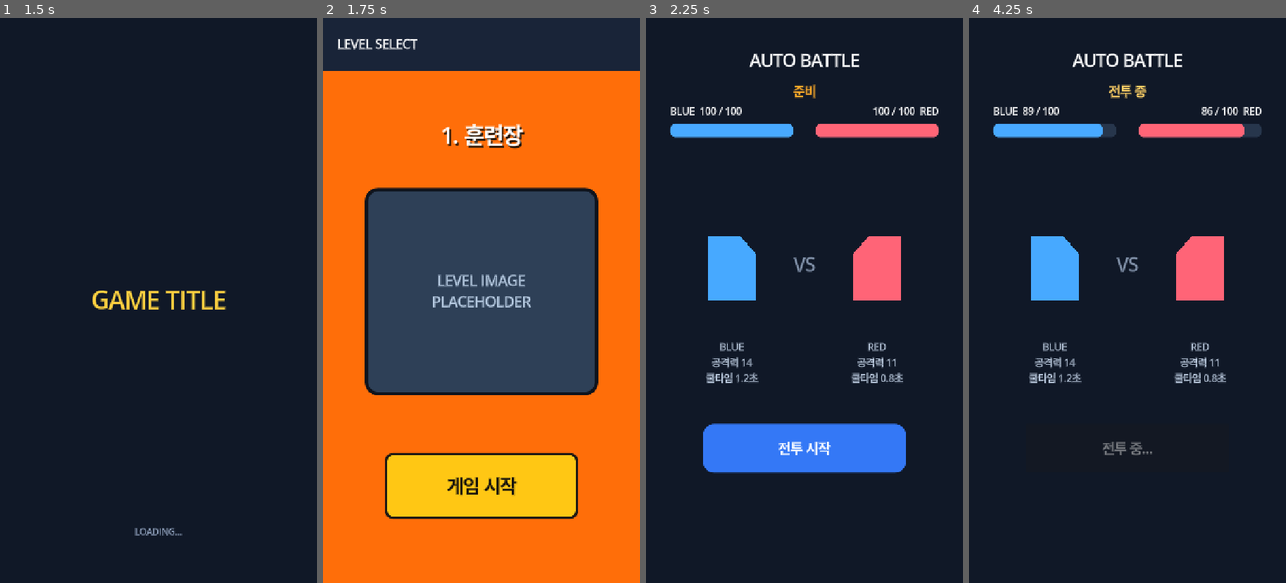
Above: before the commit, frames 1-4 (left to right).
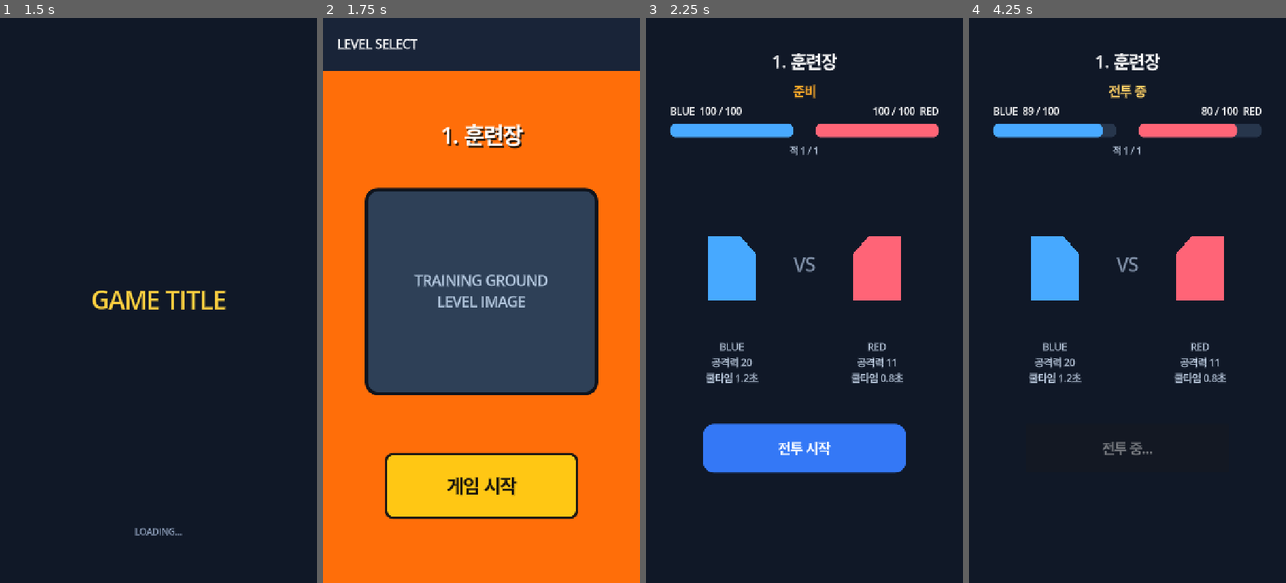
Above: after the commit, the same moments.

Repository: rnntnp/puzrpg
Game: Godot game, scene res://scenes/loading.tscn
Two runs of this game, one before a commit and one after it. Both use one fixed random seed, a clock stepped at 60 frames per second and the inputs below.
Inputs:
- Up to frame 1 (1.5 s): tap Enter at 0.5 s; tap Space at 1.25 s
- Up to frame 2 (1.75 s): no input
- Up to frame 3 (2.25 s): click "게임 시작" at 2 s
- Up to frame 4 (4.25 s): click "전투 시작" at 2.75 s; tap Enter at 3.5 s

Frame 1 is identical in both runs. In frame 2, 1.0% of the frame differs, in the area x 28-71%, y 45-52%; in frame 3, 0.7%; in frame 4, 0.8%.

Commit message:
win/defeat

Diff:
--- a/project.godot
+++ b/project.godot
@@ -14,6 +14,10 @@
 run/main_scene="res://scenes/loading.tscn"
 config/features=PackedStringArray("4.7", "Mobile")
 config/icon="res://icon.svg"
+
+[autoload]
+
+GameSession="*res://scripts/game_session.gd"
 
 [display]
 
--- a/resources/characters/blue_fighter.tres
+++ b/resources/characters/blue_fighter.tres
@@ -1,4 +1,4 @@
-[gd_resource type="Resource" script_class="CharacterData" load_steps=2 format=3]
+[gd_resource type="Resource" script_class="CharacterData" format=3 uid="uid://dd8t0hxokj424"]
 
 [ext_resource type="Script" path="res://scripts/character_data.gd" id="1_data"]
 
@@ -6,6 +6,4 @@
 script = ExtResource("1_data")
 display_name = "BLUE"
 display_color = Color(0.282, 0.663, 1, 1)
-max_health = 100
-attack_power = 14
-attack_cooldown = 1.2
+attack_power = 20
--- /dev/null
+++ b/resources/characters/red_elite.tres
@@ -0,0 +1,11 @@
+[gd_resource type="Resource" script_class="CharacterData" load_steps=2 format=3]
+
+[ext_resource type="Script" path="res://scripts/character_data.gd" id="1_data"]
+
+[resource]
+script = ExtResource("1_data")
+display_name = "RED ELITE"
+display_color = Color(0.69, 0.24, 0.74, 1)
+max_health = 140
+attack_power = 16
+attack_cooldown = 1.0
--- /dev/null
+++ b/resources/levels/level_01.tres
@@ -0,0 +1,14 @@
+[gd_resource type="Resource" script_class="LevelData" load_steps=5 format=3]
+
+[ext_resource type="Script" path="res://scripts/level_data.gd" id="1_level"]
+[ext_resource type="Resource" path="res://resources/characters/blue_fighter.tres" id="2_player"]
+[ext_resource type="Resource" path="res://resources/characters/red_fighter.tres" id="3_enemy"]
+[ext_resource type="Script" path="res://scripts/character_data.gd" id="4_character_type"]
+
+[resource]
+script = ExtResource("1_level")
+level_name = "1. 훈련장"
+image_placeholder = "TRAINING GROUND\nLEVEL IMAGE"
+player_character = ExtResource("2_player")
+enemies = Array[ExtResource("4_character_type")]([ExtResource("3_enemy")])
+next_level_path = "res://resources/levels/level_02.tres"
--- /dev/null
+++ b/resources/levels/level_02.tres
@@ -0,0 +1,14 @@
+[gd_resource type="Resource" script_class="LevelData" load_steps=6 format=3]
+
+[ext_resource type="Script" path="res://scripts/level_data.gd" id="1_level"]
+[ext_resource type="Resource" path="res://resources/characters/blue_fighter.tres" id="2_player"]
+[ext_resource type="Resource" path="res://resources/characters/red_fighter.tres" id="3_enemy"]
+[ext_resource type="Resource" path="res://resources/characters/red_elite.tres" id="4_elite"]
+[ext_resource type="Script" path="res://scripts/character_data.gd" id="5_character_type"]
+
+[resource]
+script = ExtResource("1_level")
+level_name = "2. 붉은 관문"
+image_placeholder = "RED GATE\nLEVEL IMAGE"
+player_character = ExtResource("2_player")
+enemies = Array[ExtResource("5_character_type")]([ExtResource("3_enemy"), ExtResource("4_elite")])
--- /dev/null
+++ b/scenes/battle_result.tscn
@@ -0,0 +1,92 @@
+[gd_scene load_steps=4 format=3]
+
+[ext_resource type="Script" path="res://scripts/battle_result.gd" id="1_result"]
+
+[sub_resource type="StyleBoxFlat" id="ResultPanel"]
+bg_color = Color(0.098, 0.145, 0.227, 1)
+border_width_left = 5
+border_width_top = 5
+border_width_right = 5
+border_width_bottom = 5
+border_color = Color(0.2, 0.29, 0.43, 1)
+corner_radius_top_left = 28
+corner_radius_top_right = 28
+corner_radius_bottom_right = 28
+corner_radius_bottom_left = 28
+
+[sub_resource type="StyleBoxFlat" id="ButtonStyle"]
+bg_color = Color(0.204, 0.471, 0.965, 1)
+corner_radius_top_left = 22
+corner_radius_top_right = 22
+corner_radius_bottom_right = 22
+corner_radius_bottom_left = 22
+
+[node name="BattleResult" type="Control"]
+layout_mode = 3
+anchors_preset = 15
+anchor_right = 1.0
+anchor_bottom = 1.0
+grow_horizontal = 2
+grow_vertical = 2
+script = ExtResource("1_result")
+
+[node name="Background" type="ColorRect" parent="."]
+layout_mode = 1
+anchors_preset = 15
+anchor_right = 1.0
+anchor_bottom = 1.0
+grow_horizontal = 2
+grow_vertical = 2
+color = Color(0.063, 0.094, 0.153, 1)
+mouse_filter = 2
+
+[node name="Content" type="Panel" parent="."]
+layout_mode = 1
+anchors_preset = 8
+anchor_left = 0.5
+anchor_top = 0.5
+anchor_right = 0.5
+anchor_bottom = 0.5
+offset_left = -290.0
+offset_top = -330.0
+offset_right = 290.0
+offset_bottom = 330.0
+grow_horizontal = 2
+grow_vertical = 2
+theme_override_styles/panel = SubResource("ResultPanel")
+
+[node name="ResultLabel" type="Label" parent="Content"]
+layout_mode = 0
+offset_left = 40.0
+offset_top = 100.0
+offset_right = 540.0
+offset_bottom = 210.0
+theme_override_font_sizes/font_size = 64
+text = "승리!"
+horizontal_alignment = 1
+vertical_alignment = 1
+
+[node name="DetailLabel" type="Label" parent="Content"]
+layout_mode = 0
+offset_left = 40.0
+offset_top = 245.0
+offset_right = 540.0
+offset_bottom = 340.0
+theme_override_colors/font_color = Color(0.76, 0.82, 0.91, 1)
+theme_override_font_sizes/font_size = 26
+text = "레벨 완료"
+horizontal_alignment = 1
+vertical_alignment = 1
+
+[node name="LevelSelectButton" type="Button" parent="Content"]
+layout_mode = 0
+offset_left = 85.0
+offset_top = 445.0
+offset_right = 495.0
+offset_bottom = 555.0
+theme_override_colors/font_color = Color(1, 1, 1, 1)
+theme_override_font_sizes/font_size = 30
+theme_override_styles/normal = SubResource("ButtonStyle")
+theme_override_styles/hover = SubResource("ButtonStyle")
+theme_override_styles/pressed = SubResource("ButtonStyle")
+text = "레벨 선택"
--- a/scenes/main.tscn
+++ b/scenes/main.tscn
@@ -75,6 +75,16 @@
 theme_override_colors/font_color = Color(1, 0.82, 0.4, 1)
 theme_override_font_sizes/font_size = 28
 text = "준비"
+horizontal_alignment = 1
+
+[node name="EnemyProgress" type="Label" parent="UI" unique_id=735617621]
+layout_mode = 0
+offset_top = 285.0
+offset_right = 720.0
+offset_bottom = 325.0
+theme_override_colors/font_color = Color(0.72, 0.78, 0.86, 1)
+theme_override_font_sizes/font_size = 20
+text = "적 1 / 1"
 horizontal_alignment = 1
 
 [node name="LeftHealthLabel" type="Label" parent="UI" unique_id=1404535032]
--- a/scripts/battle.gd
+++ b/scripts/battle.gd
@@ -1,5 +1,7 @@
 class_name Battle
 extends Node2D
+
+const LevelDataClass = preload("res://scripts/level_data.gd")
 
 @onready var left_fighter: Fighter = $UI/LeftFighter
 @onready var right_fighter: Fighter = $UI/RightFighter
@@ -9,10 +11,15 @@
 @onready var right_hp_label: Label = $UI/RightHealthLabel
 @onready var left_stats: Label = $UI/LeftStats
 @onready var right_stats: Label = $UI/RightStats
+@onready var title_label: Label = $UI/Title
 @onready var status_label: Label = $UI/StatusLabel
+@onready var enemy_progress_label: Label = $UI/EnemyProgress
 @onready var start_button: Button = $UI/StartButton
 
+var level_data: LevelDataClass
+var current_enemy_index := 0
 var battle_running := false
+var level_finished := false
 
 
 func _ready() -> void:
@@ -21,7 +28,7 @@
 	left_fighter.defeated.connect(_on_fighter_defeated)
 	right_fighter.defeated.connect(_on_fighter_defeated)
 	start_button.pressed.connect(_on_start_button_pressed)
-	_reset_battle()
+	_load_level()
 
 
 func _process(delta: float) -> void:
@@ -33,10 +40,17 @@
 		right_fighter.attack(left_fighter)
 
 
-func _reset_battle() -> void:
-	battle_running = false
-	left_fighter.reset()
-	right_fighter.reset()
+func _load_level() -> void:
+	level_data = GameSession.get_current_level()
+	if level_data == null or level_data.player_character == null or level_data.enemies.is_empty():
+		push_error("레벨 전투 구성이 올바르지 않습니다.")
+		start_button.disabled = true
+		return
+	title_label.text = level_data.level_name
+	current_enemy_index = 0
+	level_finished = false
+	left_fighter.set_character_data(level_data.player_character)
+	_load_enemy(current_enemy_index)
 	status_label.text = "준비"
 	status_label.modulate = Color("#ffd166")
 	start_button.text = "전투 시작"
@@ -44,15 +58,13 @@
 	_update_stats()
 
 
-func _update_stats() -> void:
-	left_stats.text = "%s\n공격력 %d\n쿨타임 %.1f초" % [left_fighter.display_name, left_fighter.attack_power, left_fighter.attack_cooldown]
-	right_stats.text = "%s\n공격력 %d\n쿨타임 %.1f초" % [right_fighter.display_name, right_fighter.attack_power, right_fighter.attack_cooldown]
+func _load_enemy(index: int) -> void:
+	right_fighter.set_character_data(level_data.enemies[index])
+	enemy_progress_label.text = "적 %d / %d" % [index + 1, level_data.enemies.size()]
+	_update_stats()
 
 
-func _on_start_button_pressed() -> void:
-	if not left_fighter.is_alive() or not right_fighter.is_alive():
-		_reset_battle()
-		return
+func _start_battle() -> void:
 	battle_running = true
 	left_fighter.cooldown_remaining = left_fighter.attack_cooldown
 	right_fighter.cooldown_remaining = right_fighter.attack_cooldown
@@ -60,6 +72,14 @@
 	status_label.modulate = Color.WHITE
 	start_button.disabled = true
 	start_button.text = "전투 중..."
+
+
+func _on_start_button_pressed() -> void:
+	if level_finished:
+		return
+	if not left_fighter.is_alive():
+		_load_level()
+	_start_battle()
 
 
 func _on_left_health_changed(health: int, maximum: int) -> void:
@@ -74,14 +94,33 @@
 	right_hp_label.text = "%d / %d  %s" % [health, maximum, right_fighter.display_name]
 
 
-func _on_fighter_defeated(_fighter: Fighter) -> void:
+func _update_stats() -> void:
+	left_stats.text = "%s\n공격력 %d\n쿨타임 %.1f초" % [left_fighter.display_name, left_fighter.attack_power, left_fighter.attack_cooldown]
+	right_stats.text = "%s\n공격력 %d\n쿨타임 %.1f초" % [right_fighter.display_name, right_fighter.attack_power, right_fighter.attack_cooldown]
+
+
+func _on_fighter_defeated(fighter: Fighter) -> void:
 	battle_running = false
-	if not left_fighter.is_alive() and not right_fighter.is_alive():
-		status_label.text = "무승부!"
-	elif not right_fighter.is_alive():
-		status_label.text = "%s 승리!" % left_fighter.display_name
-	else:
-		status_label.text = "%s 승리!" % right_fighter.display_name
+	if fighter == left_fighter:
+		status_label.text = "패배"
+		status_label.modulate = Color("#ff6577")
+		start_button.disabled = true
+		GameSession.set_battle_result(false, "%s 도전 실패" % level_data.level_name)
+		get_tree().change_scene_to_file("res://scenes/battle_result.tscn")
+		return
+
+	current_enemy_index += 1
+	if current_enemy_index < level_data.enemies.size():
+		status_label.text = "다음 적 등장!"
+		await get_tree().create_timer(0.7).timeout
+		_load_enemy(current_enemy_index)
+		_start_battle()
+		return
+
+	level_finished = true
+	status_label.text = "레벨 승리!"
 	status_label.modulate = Color("#ffd166")
-	start_button.disabled = false
-	start_button.text = "다시 하기"
+	enemy_progress_label.text = "모든 적 처치"
+	GameSession.set_battle_result(true, "%s 완료" % level_data.level_name)
+	GameSession.advance_to_next_level()
+	get_tree().change_scene_to_file("res://scenes/battle_result.tscn")
--- /dev/null
+++ b/scripts/battle_result.gd
@@ -0,0 +1,20 @@
+class_name BattleResult
+extends Control
+
+@export_file("*.tscn") var level_select_scene_path := "res://scenes/level_select.tscn"
+
+@onready var result_label: Label = $Content/ResultLabel
+@onready var detail_label: Label = $Content/DetailLabel
+@onready var level_select_button: Button = $Content/LevelSelectButton
+
+
+func _ready() -> void:
+	result_label.text = "승리!" if GameSession.last_battle_won else "패배"
+	result_label.modulate = Color("#ffd34e") if GameSession.last_battle_won else Color("#ff6577")
+	detail_label.text = GameSession.last_result_title
+	level_select_button.pressed.connect(_on_level_select_button_pressed)
+
+
+func _on_level_select_button_pressed() -> void:
+	level_select_button.disabled = true
+	get_tree().change_scene_to_file(level_select_scene_path)
--- a/scripts/fighter.gd
+++ b/scripts/fighter.gd
@@ -25,6 +25,13 @@
 	assert(character_data != null, "%s에 CharacterData가 지정되지 않았습니다." % name)
 	color = character_data.display_color
 	reset()
+
+
+func set_character_data(data: CharacterDataClass, refill_health := true) -> void:
+	character_data = data
+	color = character_data.display_color
+	if refill_health:
+		reset()
 
 
 func reset() -> void:
--- /dev/null
+++ b/scripts/game_session.gd
@@ -0,0 +1,28 @@
+extends Node
+
+const DEFAULT_LEVEL_PATH := "res://resources/levels/level_01.tres"
+const LevelDataClass = preload("res://scripts/level_data.gd")
+
+var current_level_path := DEFAULT_LEVEL_PATH
+var last_battle_won := false
+var last_result_title := ""
+
+
+func set_battle_result(won: bool, title: String) -> void:
+	last_battle_won = won
+	last_result_title = title
+
+
+func get_current_level() -> LevelDataClass:
+	var level := load(current_level_path) as LevelDataClass
+	if level == null:
+		push_error("레벨 데이터를 불러올 수 없습니다: %s" % current_level_path)
+	return level
+
+
+func advance_to_next_level() -> bool:
+	var current_level := get_current_level()
+	if current_level == null or current_level.next_level_path.is_empty():
+		return false
+	current_level_path = current_level.next_level_path
+	return true
--- /dev/null
+++ b/scripts/level_data.gd
@@ -0,0 +1,15 @@
+class_name LevelData
+extends Resource
+
+const CharacterDataClass = preload("res://scripts/character_data.gd")
+
+@export_category("레벨 정보")
+@export var level_name: String = "Level"
+@export_multiline var image_placeholder: String = "LEVEL IMAGE\nPLACEHOLDER"
+
+@export_category("전투 구성")
+@export var player_character: CharacterDataClass
+@export var enemies: Array[CharacterDataClass] = []
+
+@export_category("진행")
+@export_file("*.tres") var next_level_path: String
--- a/scripts/level_select.gd
+++ b/scripts/level_select.gd
@@ -3,10 +3,18 @@
 
 @export_file("*.tscn") var battle_scene_path := "res://scenes/main.tscn"
 
+@onready var level_name_label: Label = $Content/LevelName
+@onready var placeholder_label: Label = $Content/LevelImage/PlaceholderText
 @onready var start_button: Button = $Content/StartButton
 
 
 func _ready() -> void:
+	var level := GameSession.get_current_level()
+	if level == null:
+		start_button.disabled = true
+		return
+	level_name_label.text = level.level_name
+	placeholder_label.text = level.image_placeholder
 	start_button.pressed.connect(_on_start_button_pressed)
 
 
Not shown: 1 places in scenes/main.tscn that only renumber resources
Not shown, added: scripts/battle_result.gd.uid
Not shown, added: scripts/game_session.gd.uid
Not shown, added: scripts/level_data.gd.uid
